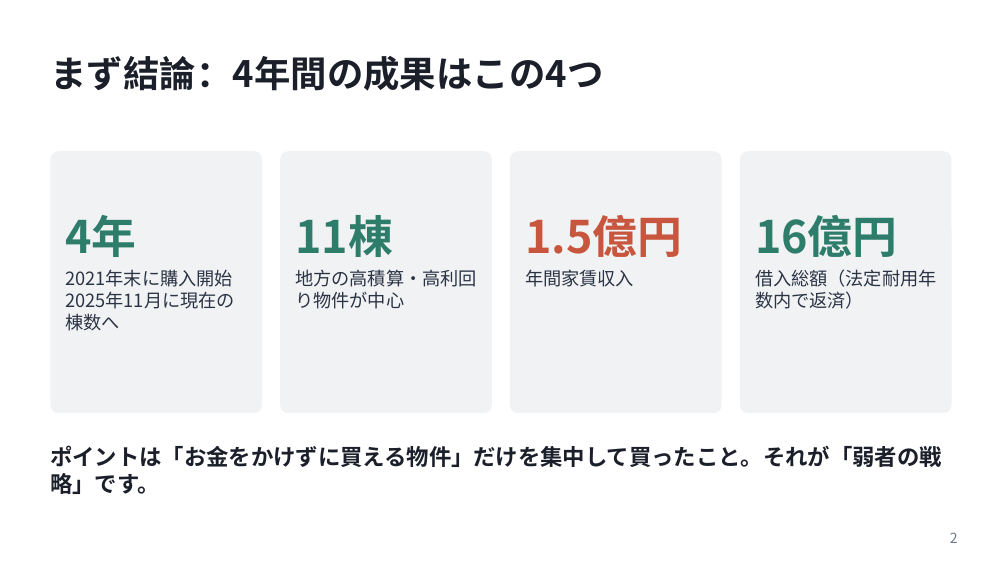
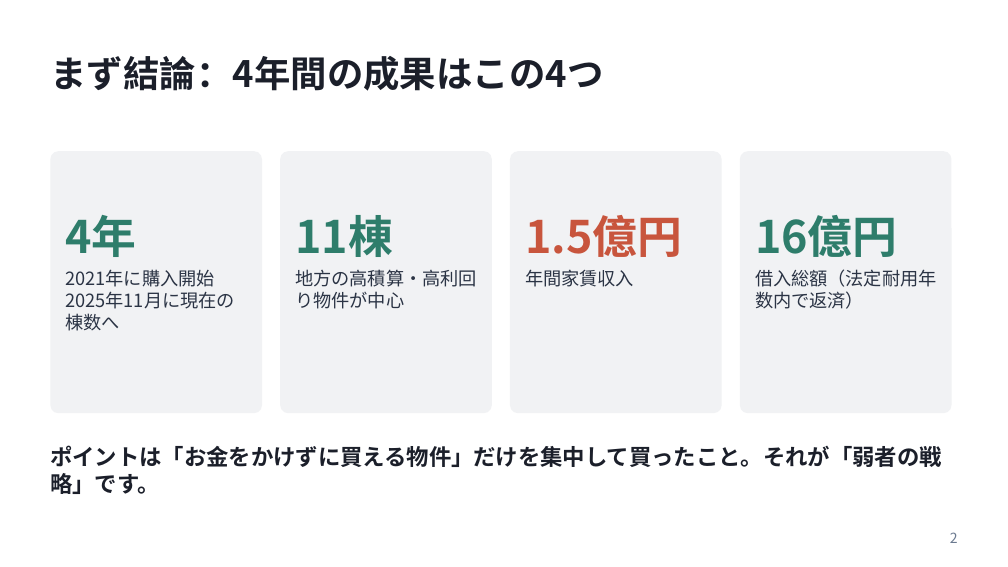
Before and after one commit to daisuke2009/avatars1, a slide deck: slide 2 of presentations/20261023_弱者の戦略_発表資料.pptx. Drawn at 1008x567 pixels with LibreOffice and Linux fonts; fonts in the diff are those of the drawing. Boxes give left, top, right and bottom in pixels: in the first picture for what was removed or moved away, otherwise in the second. Text is boxed around its words. In the diff, an @@ line names an element or a change of style, - is before the commit and + after.

```diff
--- a/presentations/20261023_弱者の戦略_発表資料.pptx
+++ b/presentations/20261023_弱者の戦略_発表資料.pptx
@@ text at box(66, 269, 215, 287): text changed @@
-2021年末に購入開始
+2021年に購入開始
```
Also in this commit, not shown: 4 other slides changed, 4 slides added, 1 slide removed.
